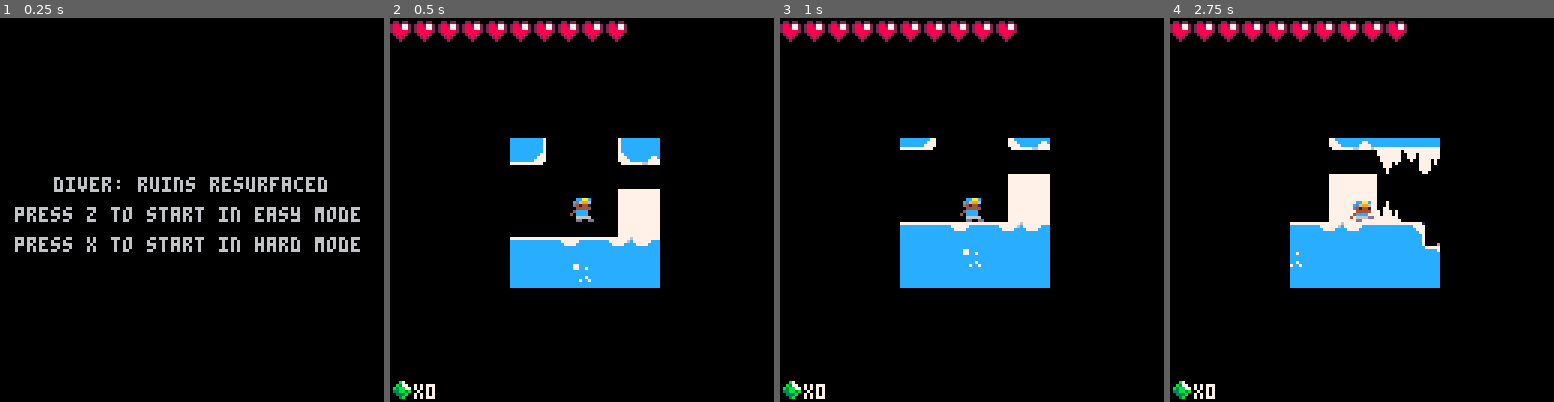
Above: before the commit, frames 1-4 (left to right).
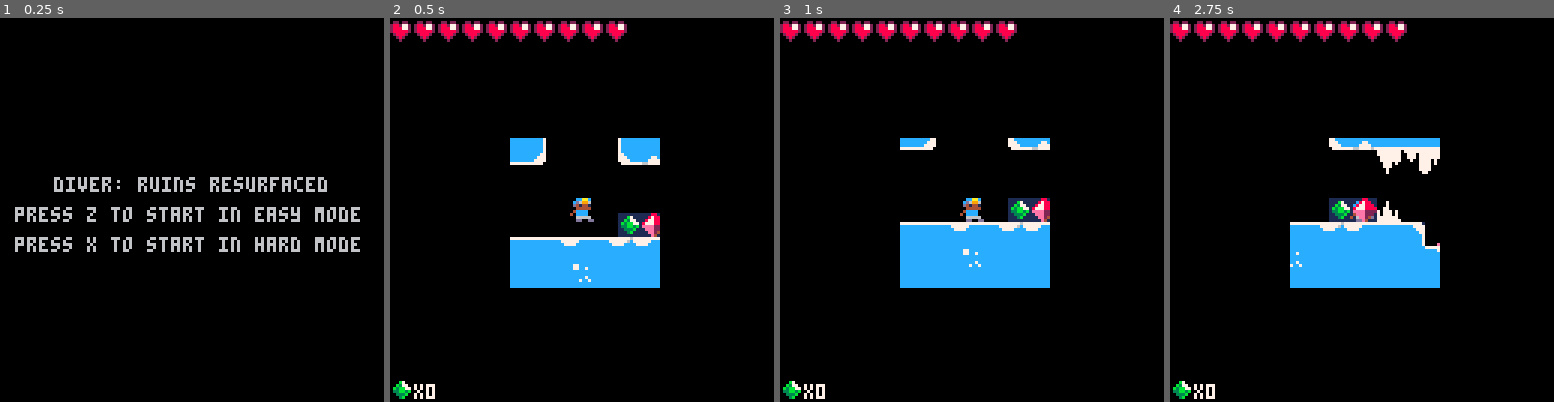
Above: after the commit, the same moments.

Repository: kygetta/Diver
Game: PICO-8 cartridge demo_2.p8
The game is run twice, just before and just after one commit, with the same random seed, the same clock (stepped at 60 frames per second) and the same inputs.
Inputs:
- Up to frame 1 (0.25 s): no input
- Up to frame 2 (0.5 s): tap X (X key) at 0.33 s
- Up to frame 3 (1 s): tap O (Z key) at 0.7 s
- Up to frame 4 (2.75 s): tap X (X key) at 1.07, 1.85 s; hold Right 1.6-2.1 s; tap O (Z key) at 1.7, 2.1, 2.5 s; hold Up 2.15-2.42 s; hold Right from 2.47 s (still down)

Frame 1 is identical in both runs. In frame 2, 1.3% of the frame differs, in the area x 59-71%, y 44-58%; in frame 3, 1.3%; in frame 4, 1.5%, in the area x 41-54%, y 40-54%.

Commit message:
Add files via upload
gems are now added to the map as sprites

Diff:
--- a/demo_2.p8
+++ b/demo_2.p8
@@ -1,6 +1,12 @@
 pico-8 cartridge // http://www.pico-8.com
 version 41
 __lua__
+function _init()
+	gems={}
+	spawn_gems()
+end
+
+
 --variables
 s=1 --starting sprite value
 d=2 --delay for sprite cylce
@@ -78,6 +84,58 @@
 
 dmgtimer = 0 -- dmg cooldown
 dmgcounter = 0 -- freezes damage
+
+-------------------------ims
+-- spawns all pickups
+function	spawn_gems()
+	for ox=0,128 do
+		for oy=0,128 do
+			-- green gem
+			if mget(ox,oy)==12 or mget(ox,oy)==53 then
+					add(gems,{
+						tp=grn,
+						sp=12,
+						x=ox*8,
+						y=oy*8
+					})
+
+					-- determines if backdrop is black or navy blue
+					if mget(ox,oy)==12 then
+						mset(ox,oy,0)
+					else
+						mset(ox,oy,52)
+					end
+			end --if
+
+			-- red gem
+			if mget(ox,oy)==13 or mget(ox,oy)==54 then
+				add(gems,{
+					tp=red,
+					sp=13,
+					x=ox*8,
+					y=oy*8
+				})
+
+				-- determines if backdrop is black or navy blue
+					if mget(ox,oy)==13 then
+						mset(ox,oy,0)
+					else
+						mset(ox,oy,52)
+					end
+			end --if
+		end --oy
+	end --ox
+
+end -- end of spawn_gems
+
+
+-- draws all gems in the map
+function draw_gems()
+	for g in all(gems) do
+		spr(g.sp,g.x,g.y)
+	end
+end -- end of draw_enemies
+----------------------------ims
 -->8
 -- draw --
 
@@ -348,13 +406,6 @@
 -- very simplistic, just goes
 -- back and forth
 
-function	spawn_enemies()
-end -- end of spawn_enemies
-
-
-function draw_enemies()
-end -- end of draw_enemies
-
 
 function enemy_movement()
 	eby=ene.y+7
@@ -433,11 +484,16 @@
 	  //draw map
 	  map(0,0,0,0,128,128)
 
+
+
 	  //draw player
 	  spr(s,p.x,p.y,1,1,f)
 
 	  -- draw enemy
-  spr(ene.s,ene.x,ene.y,1,1,ene.flp)
+  	spr(ene.s,ene.x,ene.y,1,1,ene.flp)
+	  -- draw gem sprites
+	  draw_gems()
+
 
 	  ----------------------------------$kylie
 		// draw the grappling hook as a line
@@ -975,7 +1031,7 @@
 1111110011111100001111110011111111111100000000000000000000000000000000007cccccc77cccccc77cccccc701011077010110777701101077011010
 111111001111110000111111011111111111111000000000000000000000000000000000077777707cccccc77cccccc701011077010110777701101077011010
 25360000b42516000000c414142500000000000000000000434343434343435212121212b2b34343435272434343434343c27112121212121274141414141414
-1414d4d4d4d4d4256132323232323232323232924343434343434343a21212b24343834343434343734343434343e2434343434343430143e243434343435352
+1414d4d4d4d4d4256132323232323232323232924343434343434343a21212b2434383434343434373434343434343434343434343434343e243434343435352
 25360000a42526000000a414142500008595b5a59595d415521212b2435343521212121272c3434343527243334343434343c27112121212121274e5e5e5e544
 64446454e5e5546572434343434343434343434343434343434343431212127243f2f0f1434343f2f0f14343a2613232327161f0f0f0f0f0f0f14343b3a21212
 25360000a4251600000074e514141500000000000000942552121212121212121212121272c3434343c292434343b3e2434343c2323232323232323232323232
@@ -985,7 +1041,7 @@
 45360000a425460000000016a4141414141425c0c0c0b42552121212121212121212121272a34343434343434343d35212b24343434343434343434343434343
 4343434343434343434343434343434343434343434343434343434312121272434343434343434343434343a21212121212b2434222434222434222d3521212
 55360000a414d41500000026a414141414141495a59554655212121212121212121212127293434343534343434393521212121212121212b243434343434343
-4343430143434343e2434343434343434343434343434343434343431212127243434343434343434343434352121212121272436282436282436282a3521212
+4343434343434343e2434343434343434343434343434343434343431212127243434343434343434343434352121212121272436282436282436282a3521212
 25360000a414243500000046a4141414241465a21212121212121212121212121212121212b2738373a2b2837383a21212121212121212121212121212121212
 121212121212121212434343434343434343434343434343434343431212127283737383737383837383738352121212121272b3434343d243434343a3521212
 25260000a434144556000085e51414141425a2121212121212121212121212121212121212121212121212121212121212121212121212121212121212121212
@@ -1027,11 +1083,11 @@
 1414141414141414141414141414141414141414141414141414141414141414141414141414141414141414141414141415c232323232323232323232323232
 3232323232323232327172d3437383531212127243c3521212121212121212121212121212121212121212121212121212121212121212121212121212121212
 1414141414141414141414141414141414141414141414141414141414141414141414141414141414141414141414141414d4d4d4d4d4d4d4d4d4d4d4d4d4d4
-d4d4d4d4d4f405e4155272a343a212121212127243c35272c4141414141414141212121212121212121212121212141414141414141414141414141414141414
+d4d4d4d4d4f405e4155272a343a212121212127243c35272c4d4d4d4d4d4d4151212121212121212121212121212c4d4d4d4d4d4d4d4d4d4d4d4d41414141414
 14141414141414141414141414141414141414141414141414141414141414141414141414141414141414141414141414141414141414141424141414141414
-1414141414141414355272a343c232323232329243d35272a4241414141414141212121212121212121212121212141414141414141414141414141414141414
+1414141414141414355272a343c232323232329243d35272a4241414141414251212121212121212121212121212a41414141414141414141414141414141414
 14141414141414141414141414141414141414141414141414141414141414141414141414141414141414141414141414141414141414141414141414341414
-14141414141424144552729343434343434343434393527294142414141414141414141414141414141414141414141414141414141414141414141414141414
+1414141414142414455272934343434343434343439352729414241414141414d4d4d4d4d4d4d4d4d4d4d4d4d4d4141414141414141414141414141414141414
 14141414141414141414141414141414141414141414141414141414141414141414141414141414141414141414141414141414141414241414142414141414
 141414141414142455521212121212121212121212121272b4141414141414141414141414141414141414141414141414141414141414141414141414141414
 14141414141414141414141414141414141414141414141414141414141414141414141414141414141414141414141414141414141414141414141414141414
@@ -1180,14 +1236,14 @@
 4141414d4141520000004b414141414156660000000000007271000000000000004a424141520000004745414143414141414141414141414d4f4e4d4d4d5c0000000000000000000000000000000072710000000000000000000000000000000000000000000000000000007a595c0000000000727100727100000000654a41
 41415e455e5e5600000047455e5e5e5600000000000000007271000000000000004a4141415600000066684a414141414141414141414141414141414152650000000000000000000000006e6d6e0073740000000000000000000000000000000000000000000000000000007a0000000000000073746c737400000000614941
 41530000660000000000000068696a00000000000000000073740000000000006d787675770000000000004a41424141414142414141414141414141415262000057595c5f584d4d4d4d4f504e4d4d4d4d4d4d4f4e4d51650000000000000058595d0000000000000000000079000000004c4d4d4d4d4d516500000000614842
-41540000000000000000404000000000000000000000004c4d4d510000004c4d4d4f504e516500000000004a4341414141414141434141414141414141526100000000000000475e414141415e5e5e45455e5e414141526300005859595c0000000000585c005f0060000000000000004c414142414141526200000000624b41
-41550c6c00000000000040406e000000000000000000004a4141520000004a414143414152630000000000475e5e5e5e5e5e5e455e4446455e4142414152610000000000000000654a415e56000066660000004742415262000000000000000000000000000000000000000000006c6d4a41414142414152640b0b0000634a42
+41540000000000000000000000000000000000000000004c4d4d510000004c4d4d4f504e516500000000004a4341414141414141434141414141414141526100000000000000475e414141415e5e5e45455e5e414141526300005859595c0000000000585c005f0060000000000000004c414142414141526200000000624b41
+41550c6c00000000000035366e00000000000000000d004a4141520000004a414143414152630000000000475e5e5e5e5e5e5e455e4446455e4142414152610000000000000000654a415e56000066660000004742415262000000000000000000000000000000000000000000006c6d4a41414142414152640b0b0000634a42
 41414d515f4c4d4f4e4f504e4d51000000000000004c4d41414341515f4c41414141414152610000000000006b6a69000000000000000000004741414152620000000000000000634a52650000000000000000004741526100000000000058595d0000000000000000000000584d4d4d41415e5e5e5e41414d595c0000634a41
-5e4142414d414141424141414141510000000010004a4141414141414d414141414141415262000000000000000000000000000000000000000047414152640000000000000000634a5262000000000000000000654a52610000000000000000000000000000000000000000004741414152676700004a415600000000634a41
+5e4142414d414141424141414141510000000000004a4141414141414d414141414141415262000000000000000000000000000000000000000047414152640000000000000000634a5262000000000000000000654a52610000000000000000000000000000000000000000004741414152676700004a415600000000634a41
 5f4a41414341414141415e414141414d4f504e4d4d414142414141414141414141414142526400006c6d000058595c00006d6e6d00000000000000475e5e595d5f5759595c0000614a5263000000000c00000000624a52620000000000000000007b000000000000000000000000474341520000000047560000000000624a41
 4d4141414141414141525f4a41434141414141414141414141415e414141414141414141414d4f504e4d5100000000004c4d4f504e510000000000696f706b6700000000000000624a5263000000006000000000634a52640000000000000000005f0058595d0000000000000000004741520c00000000000000000000614a41
 4141414141414142415e595e5e5e5e5e5e4446455e5e5e5e5e565f475e5e5e4141414141414141414141520a0a0b0b0a4a42414141415100000000007271000000000000000000644a526200005f1b1b1a5f0000614a414d4d51000000000000006600000000007b00000000000000004a414d4d4d4d4d650000000000624941
-414141414446455e566668686a000000000000000000000000000000000000475e414141414141424141414d4d4d4d4d4141414141434151000000007271000000000000004c4d4d4152620000585959595c0000624a42414341510000000000000000000010004a516d6c000000000c4a414141414141610000000000634841
+414141414446455e566668686a000000000000000000000000000000000000475e414141414141424141414d4d4d4d4d4141414141434151000000007271000000000000004c4d4d4152620000585959595c0000624a42414341510000000000000000000000004a516d6c000000000c4a414141414141610000000000634841
 414241560000000000000000000000574d4d4d4f50504e4f4e4d4d4d4d51000000475e5e4141414141414141414141414141414141414141510000007374000000006c6d004a414142526400000047415600000d644a41414141414d4d4d4d4d4d4d4d4d4d4d4d41414d4d4d4d4d4d4d414141414141416100000a0a0b644b41
 4241520000000000000000585a5c000049414141414141414141434141414d5100000000474544465e5e5e5e5e5e5e5e4141414141414141414f5050504e4d4d4d4d4d4d4d414241415e5c000000657a650000584d414143414141414141414141414141414141414142415e4141414141414141414141620000585a4d4d4141
 4141560000004c4d510000000000000048414141414141415e444644464545414f4e51000000000000000000000000004a415e44464541414141414141415e5e5e5e5e414141415e560000000000617a610000004741414141414141414141424141415e41414141414152604a41414141414141414141630000006947414141
@@ -1197,7 +1253,7 @@
 54610000614a414152000000000058560000000000006f343433342c17212121212b4741414141414141414141415600004756000000600000000000000000005f0000006300000000585a4f504e4d414d4f4e51000000000000000000000000000000000000004a42414141415d00000000000000000000004c414341414241
 55610000624a41415600000000000000006c6d0000007234343434342c17212121212b4741414141414141415e5600000000000000000000000000575b5c001a1b1a0000630000000000004941414141424141414d510d00000000006c0000000000000000000078757575767700000000000000000d0000004a41415e414141
 52620000634a4152000000654c4d4f504e4d51000000733434343434342c17212121212b47414141414141520c000000000000005f00000000000000000000585a5d0000610000000000004b414241424141414141414d4d510000007b00007b00007b00004c4d4d4d4d4d4d4d4d511a1a1b7b1a1a7b1b1a4c4141525f4a5e5e
-52630000634a4156000000624a4141434141415100652a21212b343434342c23172121212b474446455e41414d4d4d51006c6c10006d6d0060000000000000007a6500006200001a1b1a1b4a414141414141414141414341521b1b1a7a1a1a7a1a1b7a1b1a4a4241414141414141414d4d4d414d4d414d4d414141414d562121
+52630000634a4156000000624a4141434141415100652a21212b343434342c23172121212b474446455e41414d4d4d51006c6c00006d6d0060000000000000007a6500006200001a1b1a1b4a414141414141414141414341521b1b1a7a1a1a7a1a1b7a1b1a4a4241414141414141414d4d4d414d4d414d4d414141414d562121
 52630000644a5300000000644a4141414141425200612c1721212b34343434342c17212121212121212b4741414241414d4f504e4f4e4d4d51000000000000007a610000640000584d4d4d41414141414141414141414141414d4f4e414d4d414d4d414d4d41414141414141434141414141414141415e5e5e5e5e5e56212121
 526300004c4154000000654c41415e5e5e5e5e5600627b2c2121212b34343434342c17212121212121212b47414141414141414141414141414d51000000000c7a610000000000624a43414141414141414141415e5e5e5e5e5e5e5e5e45444644465e5e5e455e5e5e5e5e5e5e5e5e5e5e5e5e5e5e5621212121212121212121
 526100004a4155000000614a415300000000000000644a51252121212b34343434342c23232323232317212b4741414341414141414143414141414d4f504e4d52620000000000624a41424141414141414141562121212121212121212121212121212121212121212121212121212121212121212121212121212121212121
